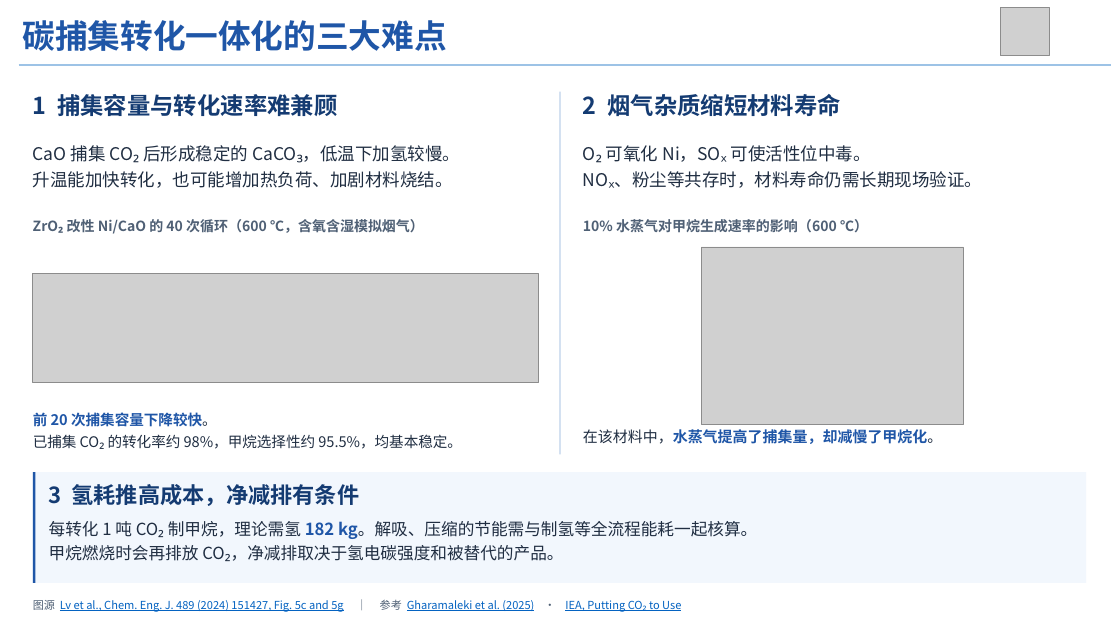
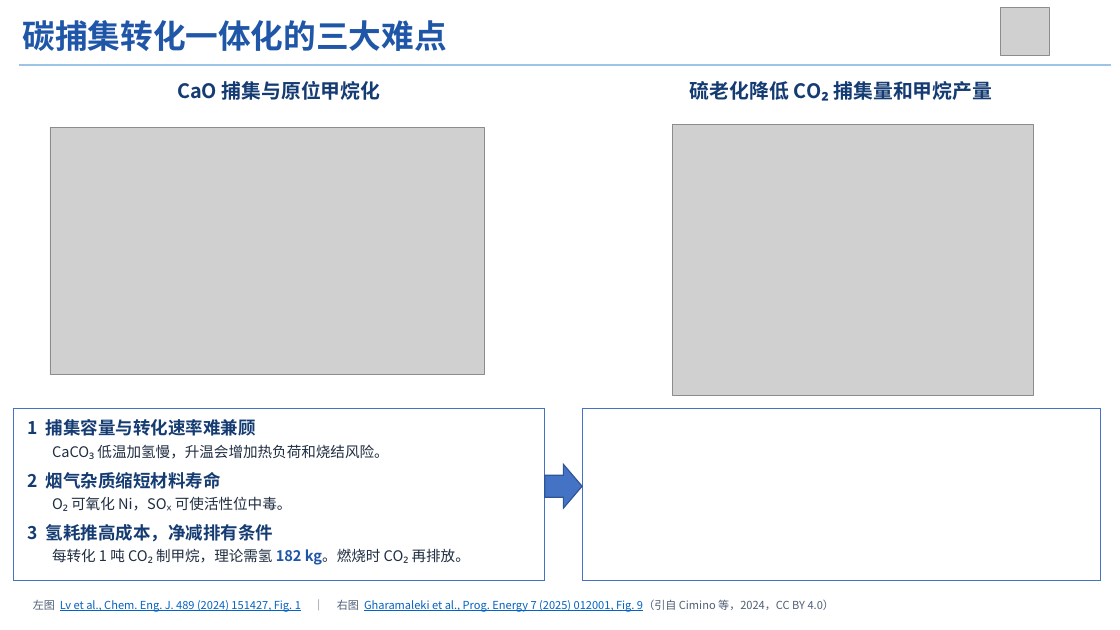
Before and after one commit to azjie129/code, a slide deck: slide 1 of presentations/Carbon_capture_conversion_challenges.pptx. Drawn at 1120x630 pixels with LibreOffice and Linux fonts; fonts in the diff are those of the drawing; grey boxes stand for pictures. Boxes give left, top, right and bottom in pixels: in the first picture for what was removed or moved away, otherwise in the second. Text is boxed around its words. In the diff, an @@ line names an element or a change of style, - is before the commit and + after.

Commit message:
Match carbon capture slide to the supplied two-column template

```diff
--- a/presentations/Carbon_capture_conversion_challenges.pptx
+++ b/presentations/Carbon_capture_conversion_challenges.pptx
@@ text added at (177, 81, 381, 100), 17 pt, text #143B72, bold @@
+CaO 捕集与原位甲烷化
@@ text added at (690, 81, 992, 100), 17 pt, text #143B72, bold @@
+硫老化降低 CO₂ 捕集量和甲烷产量
@@ rectangle removed at (560, 92, 560, 455) @@
@@ text removed at (33, 145, 460, 188) @@
-CaO 捕集 CO₂ 后形成稳定的 CaCO₃，低温下加氢较慢。
-升温能加快转化，也可能增加热负荷、加剧材料烧结。
@@ picture added at (50, 127, 486, 375) @@
@@ text removed at (583, 145, 982, 188) @@
-O₂ 可氧化 Ni，SOₓ 可使活性位中毒。
-NOₓ、粉尘等共存时，材料寿命仍需长期现场验证。
@@ picture added at (673, 124, 1034, 396) @@
@@ text removed at (67, 219, 424, 234) @@
-ZrO₂ 改性 Ni/CaO 的 40 次循环（600 ℃，含氧含湿模拟烟气）
@@ text removed at (583, 219, 868, 232) @@
-10% 水蒸气对甲烷生成速率的影响（600 ℃）
@@ picture removed at (702, 247, 964, 424) @@
@@ picture removed at (33, 274, 539, 383) @@
@@ rectangle added at (13, 408, 544, 581), outline #4472C4 0.75 pt @@
@@ text "1 捕集容量与转化速率难兼顾": place and size @@
-text "1 捕集容量与转化速率难兼顾" at (33, 94, 337, 116)
+text "1 捕集容量与转化速率难兼顾" at (28, 419, 256, 436)
@@ text "1 捕集容量与转化速率难兼顾" at (28, 419, 256, 436): size 20 to 15 pt @@
@@ text removed at (33, 412, 462, 449) @@
-前 20 次捕集容量下降较快。
-已捕集 CO₂ 的转化率约 98%，甲烷选择性约 95.5%，均基本稳定。
@@ rectangle added at (582, 408, 1101, 581), outline #4472C4 0.75 pt @@
@@ text added at (97, 444, 388, 459), 12.5 pt, text #202E42 @@
+CaCO₃ 低温加氢慢，升温会增加热负荷和烧结风险。
@@ text removed at (583, 429, 942, 444) @@
-在该材料中，水蒸气提高了捕集量，却减慢了甲烷化。
@@ text "2 烟气杂质缩短材料寿命" at (28, 472, 221, 489): size 20 to 15 pt @@
@@ text "2 烟气杂质缩短材料寿命": place and size @@
-text "2 烟气杂质缩短材料寿命" at (583, 94, 841, 116)
+text "2 烟气杂质缩短材料寿命" at (28, 472, 221, 489)
@@ rectangle removed at (33, 472, 1086, 583) @@
@@ rectangle removed at (33, 472, 35, 583) @@
@@ right arrow added at (544, 465, 582, 508), fill #4472C4, outline #2F5597 1 pt @@
@@ text added at (71, 496, 291, 511), 12.5 pt, text #202E42 @@
+O₂ 可氧化 Ni，SOₓ 可使活性位中毒。
@@ text "3 氢耗推高成本，净减排有条件": place and size @@
-text "3 氢耗推高成本，净减排有条件" at (49, 484, 359, 506)
+text "3 氢耗推高成本，净减排有条件" at (28, 524, 273, 542)
@@ text "3 氢耗推高成本，净减排有条件" at (28, 524, 273, 542): size 19 to 15 pt @@
@@ text removed at (49, 521, 757, 561) @@
-每转化 1 吨 CO₂ 制甲烷，理论需氢 182 kg。解吸、压缩的节能需与制氢等全流程能耗一起核算。
-甲烷燃烧时会再排放 CO₂，净减排取决于氢电碳强度和被替代的产品。
@@ text added at (52, 548, 470, 565), 12.5 pt, text #202E42 @@
+每转化 1 吨 CO₂ 制甲烷，理论需氢 182 kg。燃烧时 CO₂ 再排放。
@@ text at (33, 599, 834, 612): text changed @@
-图源 Lv et al., Chem. Eng. J. 489 (2024) 151427, Fig. 5c and 5g ｜ 参考 Gharamaleki et al. (2025) · IEA, Putting CO₂ to Use
+左图 Lv et al., Chem. Eng. J. 489 (2024) 151427, Fig. 1 ｜ 右图 Gharamaleki et al., Prog. Energy 7 (2025) 012001, Fig. 9（引自 Cimino 等，2024，CC BY 4.0）
```
